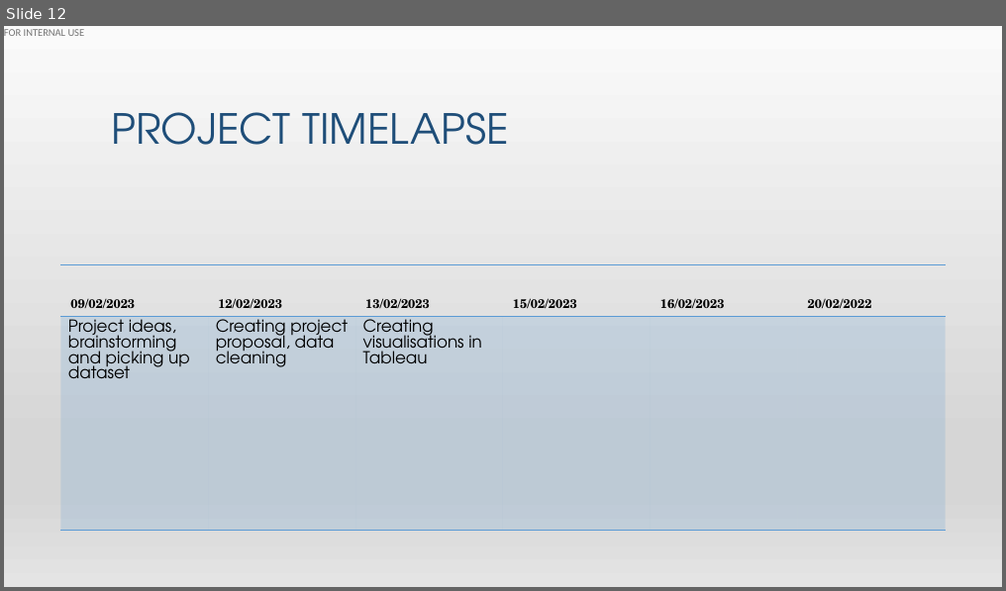
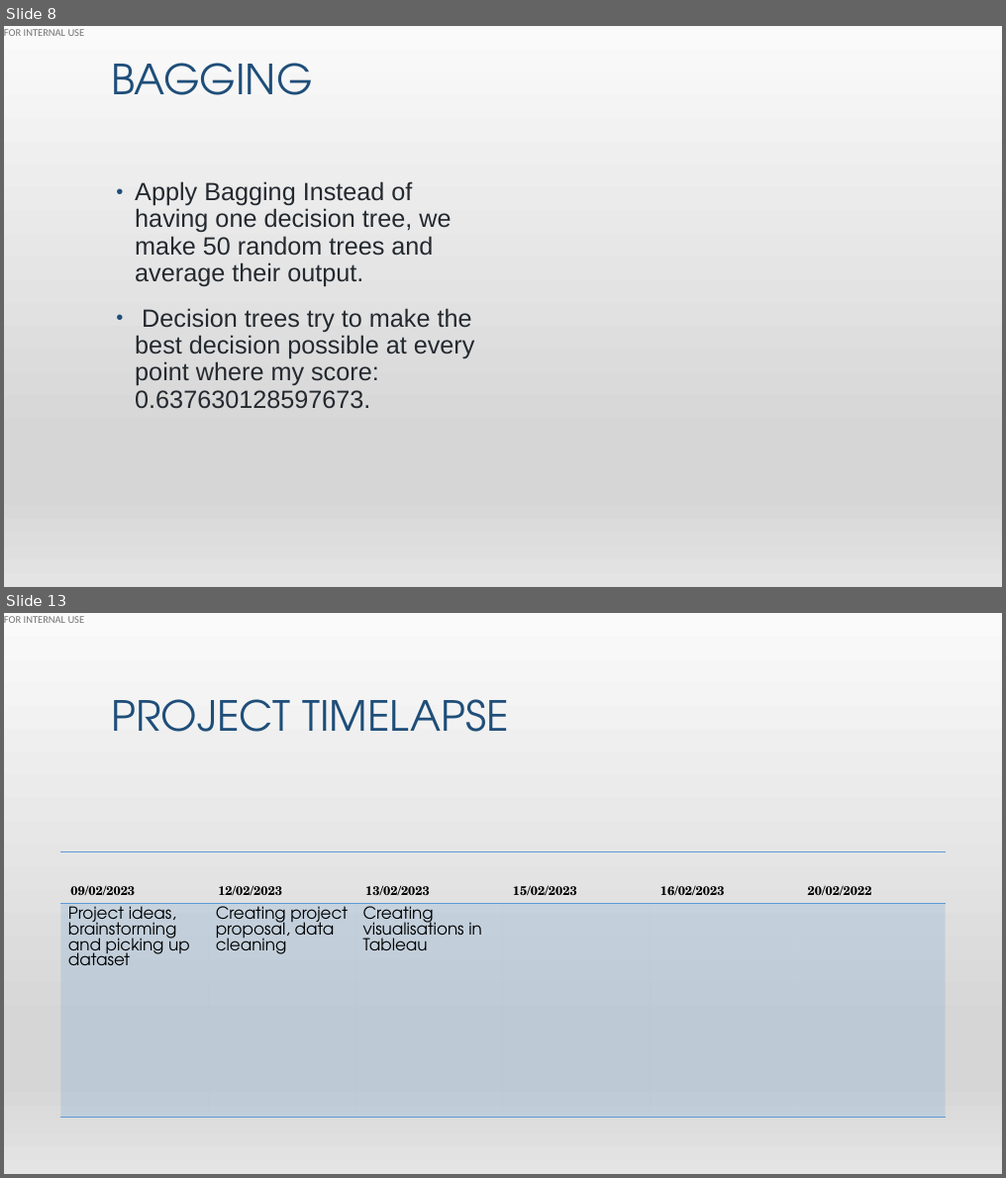
Before and after one commit to hibaa-a/MachineLearning_GlassdoorReviews, a slide deck: glassdoor_presentation.pptx. Shown one above the other, each under a label of ours: slide 12 before the commit, slides 8 and 13 after it; the slides between them are not shown. The pictures are 1006x591 and 1006x1178 pixels, drawn with LibreOffice and Linux fonts; fonts in the diff are those of the drawing. Boxes give left, top, right and bottom in pixels: in the first picture for what was removed or moved away, otherwise in the second. Text is boxed around its words. In the diff, an @@ line names an element or a change of style, - is before the commit and + after.

```diff
--- a/glassdoor_presentation.pptx
+++ b/glassdoor_presentation.pptx
@@ slide 8 added at bbox=[4, 26, 1002, 587], background gradient #F2F2F2 to #E7E6E6 to #FFFFFF to #D0CECE; not listed: 2 template elements that a slide beside it also shows @@
@@ title added at bbox=[111, 63, 313, 95], 40 pt, text #1F4E79 @@
+BAGGING
@@ text added at bbox=[135, 181, 475, 409], 24 pt, text #24292F @@
+• Apply Bagging Instead of having one decision tree, we make 50 random trees and average their output.
+• Decision trees try to make the best decision possible at every point where my score: 0.637630128597673.
@@ what was slide 12 is now slide 13 @@
```
Also in this commit, not shown: 6 other slides added, 6 slides removed.
